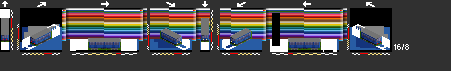
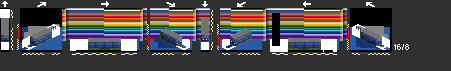
Two versions of the same layered image (451x71). Layer-by-layer changes:
painted on "C1" over [90, 42, 319, 51]
